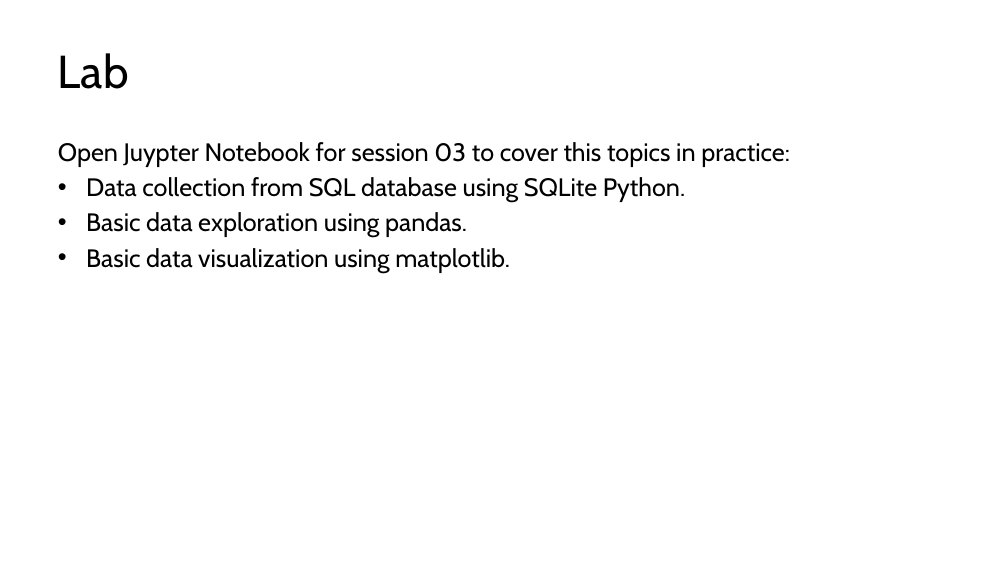
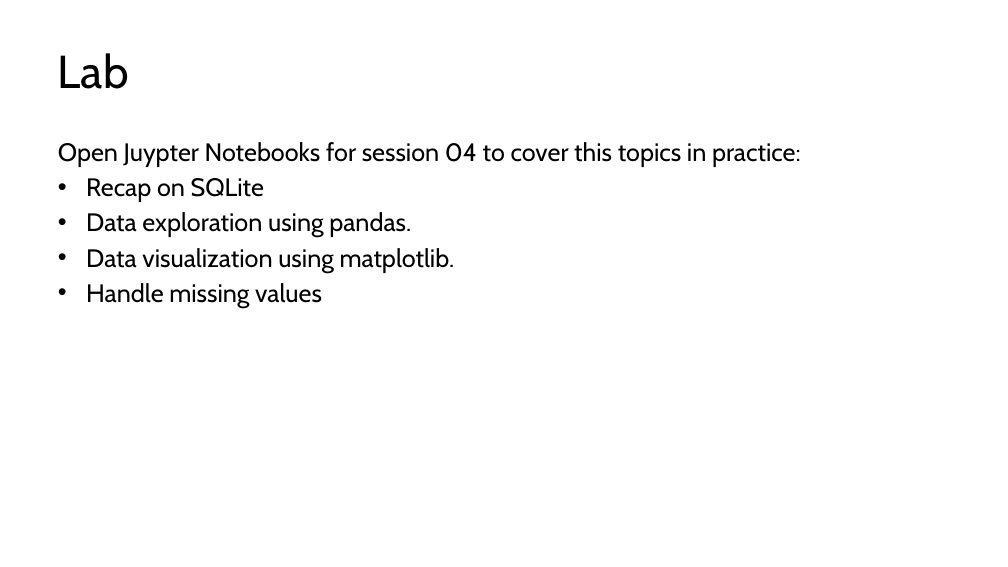
Before and after one commit to kershrita/Data-Science-Roadmap, a slide deck: slide 17 of slides/Session 04 - Planets with pandas & matplotlib.pptx (slide 16 before the commit). Drawn at 1008x567 pixels with LibreOffice and Linux fonts; fonts in the diff are those of the drawing. Boxes give left, top, right and bottom in pixels: in the first picture for what was removed or moved away, otherwise in the second. Text is boxed around its words. In the diff, an @@ line names an element or a change of style, - is before the commit and + after.

Commit message:
update slides

```diff
--- a/slides/Session 04 - Planets with pandas & matplotlib.pptx
+++ b/slides/Session 04 - Planets with pandas & matplotlib.pptx
@@ text at box(58, 142, 801, 308): text changed @@
-Open Juypter Notebook for session 03 to cover this topics in practice:
-• Data collection from SQL database using SQLite Python.
-• Basic data exploration using pandas.
-• Basic data visualization using matplotlib.
+Open Juypter Notebooks for session 04 to cover this topics in practice:
+• Recap on SQLite
+• Data exploration using pandas.
+• Data visualization using matplotlib.
+• Handle missing values
```
Also in this commit, not shown: 3 other slides changed, 14 slides added, 13 slides removed.
